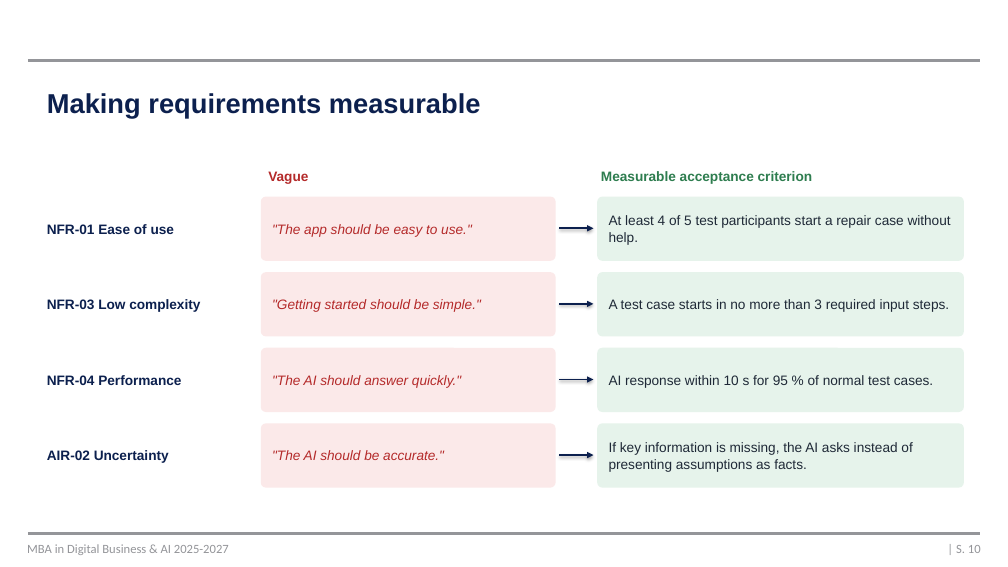
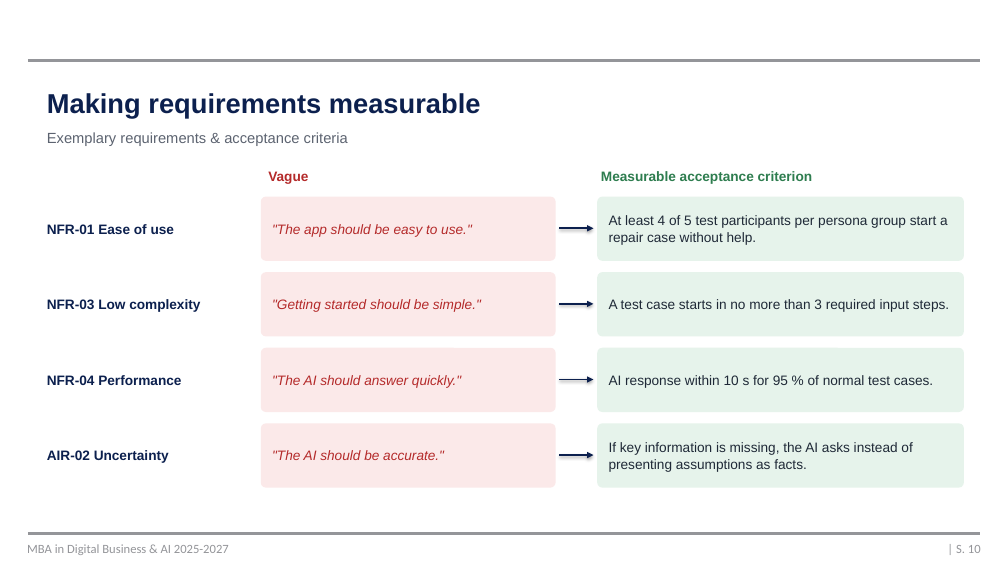
Before and after one commit to mrh421/Applied_AI_DAIY, a slide deck: slide 10 of presentation/DAIY_presentation_v6.pptx. Drawn at 1008x567 pixels with LibreOffice and Linux fonts; fonts in the diff are those of the drawing; background and template pictures are left out. Boxes give left, top, right and bottom in pixels: in the first picture for what was removed or moved away, otherwise in the second. Text is boxed around its words. In the diff, an @@ line names an element or a change of style, - is before the commit and + after.

```diff
--- a/presentation/DAIY_presentation_v6.pptx
+++ b/presentation/DAIY_presentation_v6.pptx
@@ text added at <box>47,132,348,146</box>, 14 pt, text #5C6370 @@
+Exemplary requirements & acceptance criteria
@@ text at <box>609,215,948,245</box>: text changed @@
-At least 4 of 5 test participants start a repair case without help.
+At least 4 of 5 test participants per persona group start a repair case without help.
```
Also in this commit, not shown: 8 other slides changed, 1 slide added.
